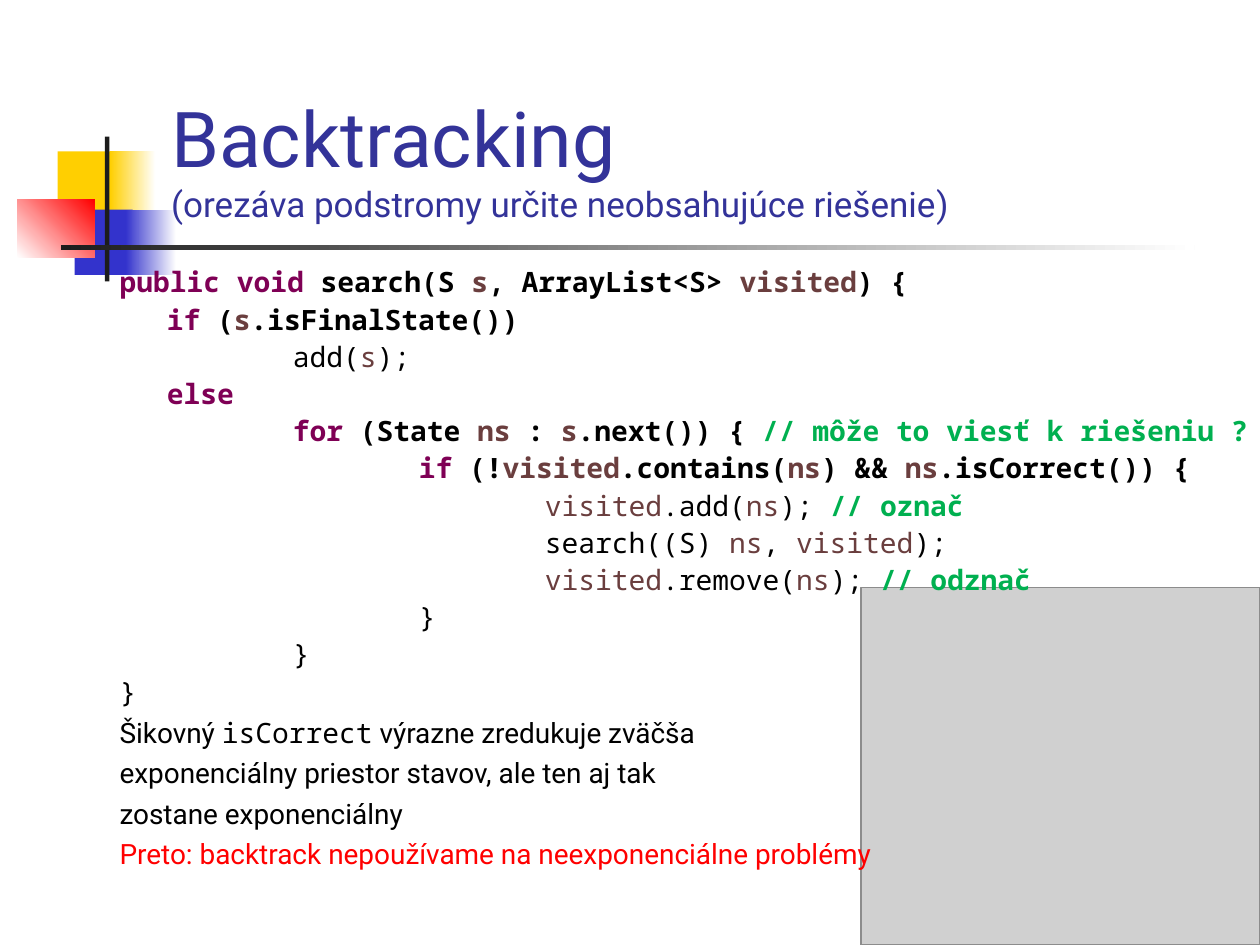
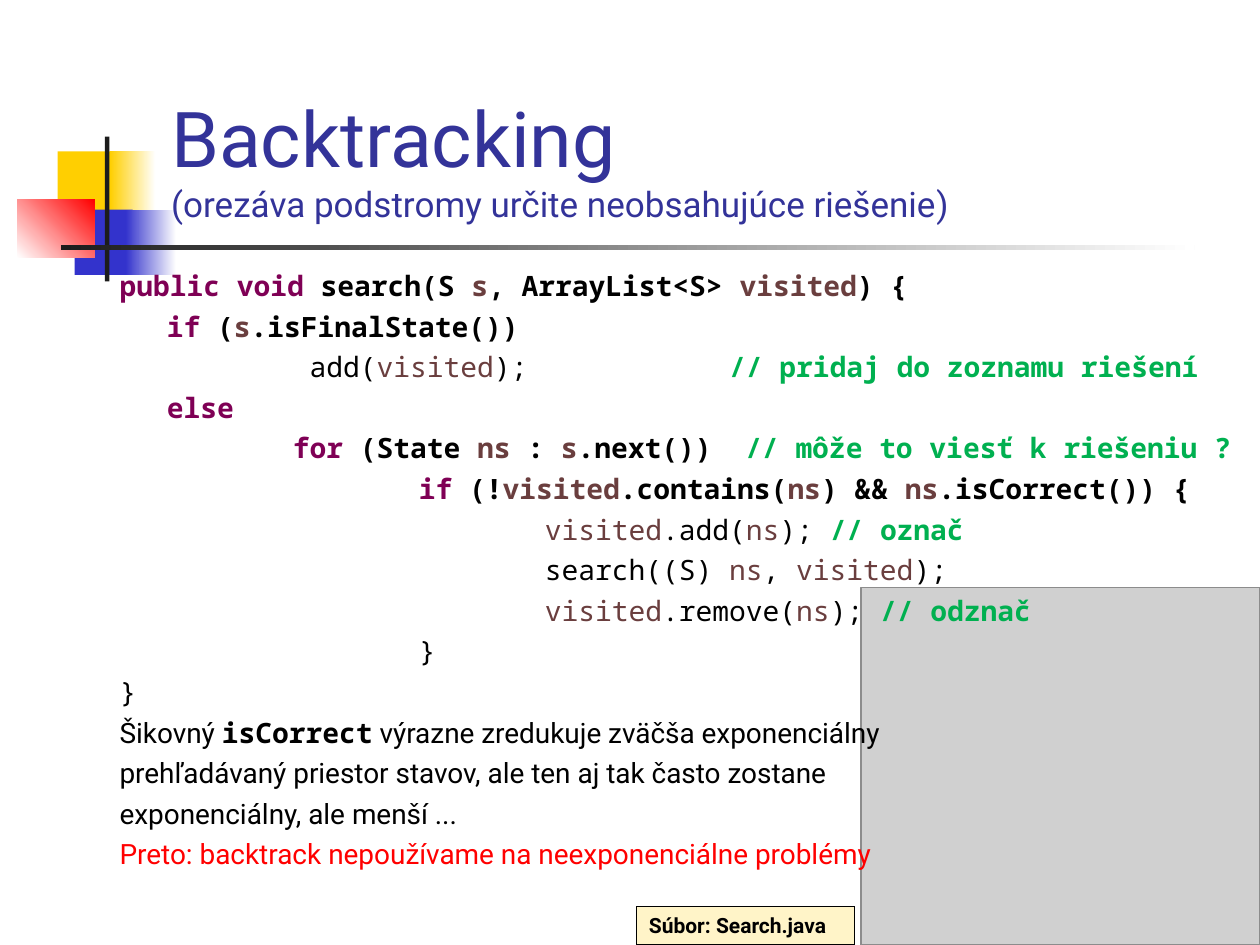
Before and after one commit to Programovanie4/Prednasky, a slide deck: slide 42 of 06/06_java.ppt (slide 41 before the commit). Drawn at 1260x945 pixels with LibreOffice and Linux fonts; fonts in the diff are those of the drawing; grey boxes stand for pictures. Boxes give left, top, right and bottom in pixels: in the first picture for what was removed or moved away, otherwise in the second. Text is boxed around its words. In the diff, an @@ line names an element or a change of style, - is before the commit and + after.

```diff
--- a/06/06_java.ppt
+++ b/06/06_java.ppt
@@ text at (x1=120, y1=270, x2=1156, y2=628): line spacing 0.9 to 1 @@
@@ text at (x1=310, y1=355, x2=1199, y2=384): text changed; text colour #000000 to #00B050; bold on @@
-add(s);
+add(visited); // pridaj do zoznamu riešení
@@ text at (x1=293, y1=436, x2=1198, y2=463): text changed @@
-for (State ns : s.next()) { // môže to viesť k riešeniu ?
+for (State ns : s.next()) // môže to viesť k riešeniu ?
@@ text at (x1=120, y1=717, x2=880, y2=830): text changed @@
-}
-Šikovný isCorrect výrazne zredukuje zväčša
-exponenciálny priestor stavov, ale ten aj tak
-zostane exponenciálny
+Šikovný isCorrect výrazne zredukuje zväčša exponenciálny
+prehľadávaný priestor stavov, ale ten aj tak často zostane
+exponenciálny, ale menší ...
@@ rectangle added at (x1=636, y1=906, x2=854, y2=944), fill #FFF4C8, outline #000000 0.74 pt, 12 pt, text #000000, bold @@
+Súbor: Search.java
```
Also in this commit, not shown: 32 other slides changed, 1 slide added, 1 other file.
